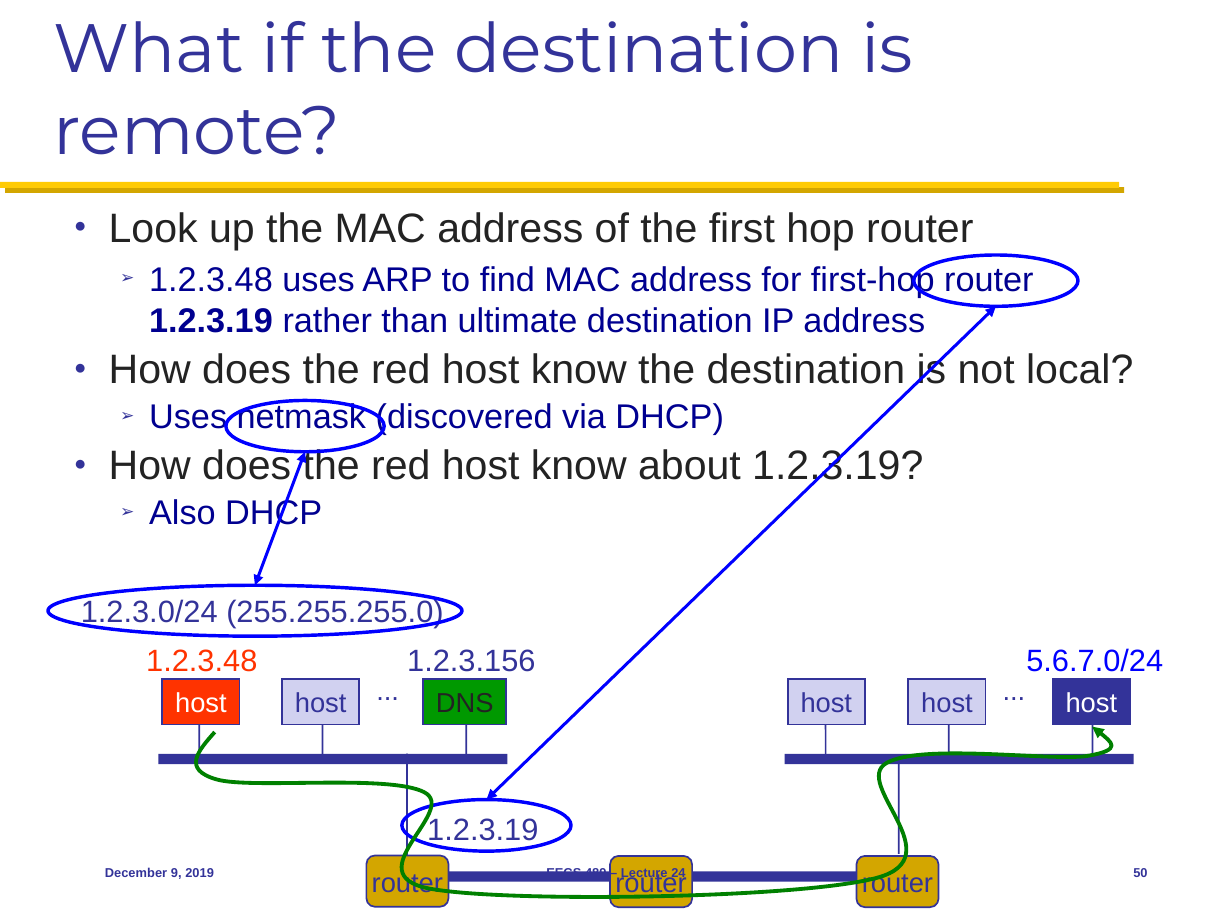
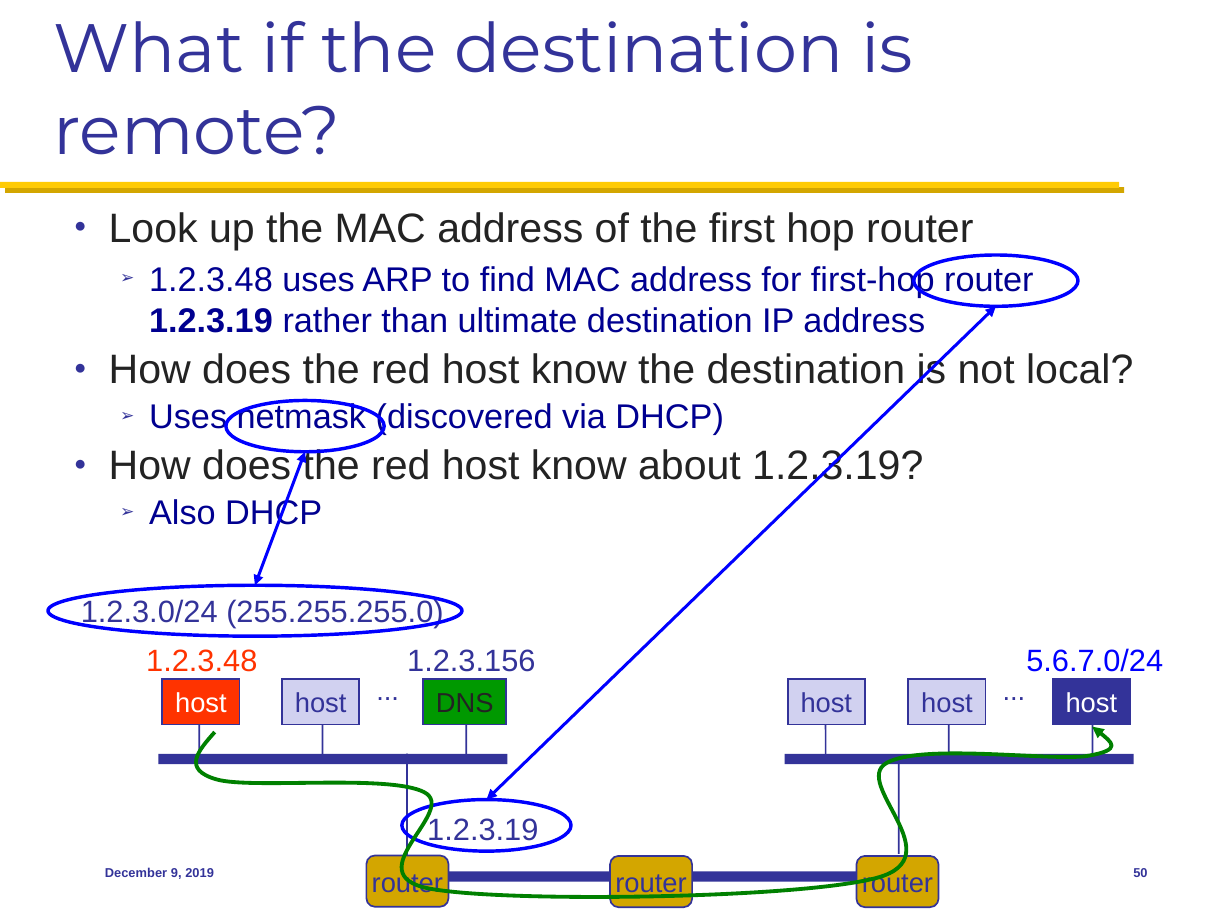
Before and after one commit to mosharaf/eecs489, a slide deck: slide 50 of Slides/120919.pptx. Drawn at 1232x924 pixels with LibreOffice and Linux fonts; fonts in the diff are those of the drawing. Boxes give left, top, right and bottom in pixels: in the first picture for what was removed or moved away, otherwise in the second. Text is boxed around its words. In the diff, an @@ line names an element or a change of style, - is before the commit and + after.

```diff
--- a/Slides/120919.pptx
+++ b/Slides/120919.pptx
@@ text removed at (546, 867, 685, 880) @@
-EECS 489 – Lecture 24
```
Also in this commit, not shown: 4 other slides changed.
